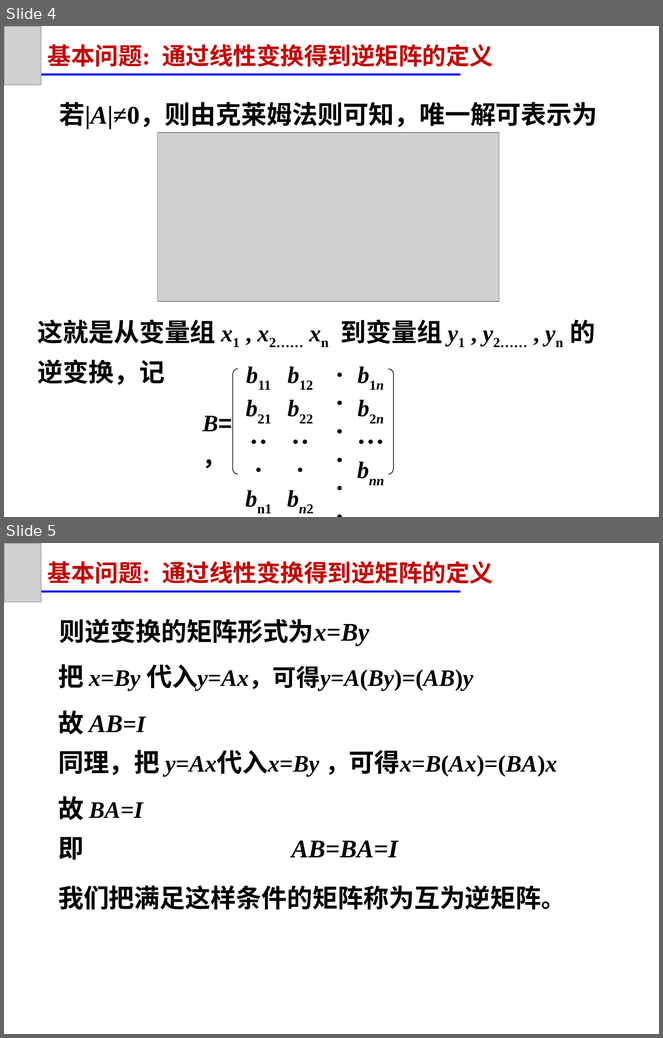
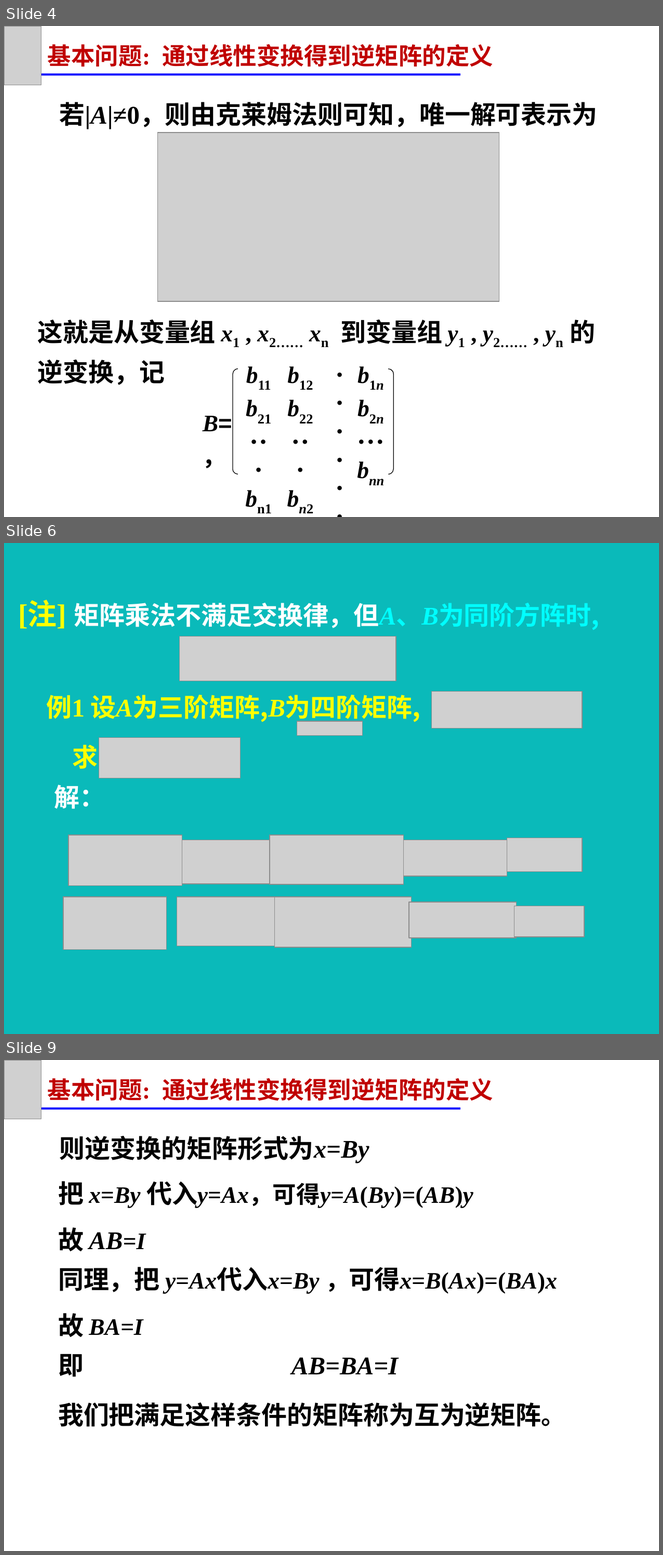
Before and after one commit to zeemeil/zeemeil.github.io, a slide deck: files/2025_2_LM/1024_0203.pptx. Shown one above the other, each under a label of ours: slides 4 and 5 before the commit, slides 4, 6 and 9 after it; the slides between them are not shown. The pictures are 663x1038 and 663x1555 pixels, drawn with LibreOffice and Linux fonts; fonts in the diff are those of the drawing; grey boxes stand for pictures. Boxes give left, top, right and bottom in pixels: in the first picture for what was removed or moved away, otherwise in the second. Text is boxed around its words. In the diff, an @@ line names an element or a change of style, - is before the commit and + after.

```diff
--- a/files/2025_2_LM/1024_0203.pptx
+++ b/files/2025_2_LM/1024_0203.pptx
@@ slide 6 added at (x1=4, y1=543, x2=659, y2=1034), background #0ABABA @@
@@ text added at (x1=18, y1=602, x2=600, y2=630), 28 pt, text #FFFFFF, bold @@
+[注] 矩阵乘法不满足交换律，但A、B为同阶方阵时,
@@ picture added at (x1=180, y1=637, x2=397, y2=681) @@
@@ text added at (x1=47, y1=695, x2=421, y2=723), 28 pt, text #FFFF00, bold @@
+例1 设A为三阶矩阵,B为四阶矩阵,
@@ picture added at (x1=432, y1=692, x2=583, y2=729) @@
@@ picture added at (x1=297, y1=721, x2=362, y2=735) @@
@@ text added at (x1=72, y1=745, x2=98, y2=769), 28 pt, text #FFFF00, bold @@
+求
@@ picture added at (x1=99, y1=737, x2=241, y2=778) @@
@@ text added at (x1=54, y1=785, x2=105, y2=809), 28 pt, text #FFFFFF, bold @@
+解：
@@ picture added at (x1=68, y1=835, x2=181, y2=886) @@
@@ picture added at (x1=270, y1=835, x2=404, y2=885) @@
@@ picture added at (x1=507, y1=838, x2=583, y2=872) @@
@@ picture added at (x1=182, y1=840, x2=270, y2=884) @@
@@ picture added at (x1=404, y1=840, x2=506, y2=876) @@
@@ picture added at (x1=64, y1=897, x2=166, y2=950) @@
@@ picture added at (x1=177, y1=897, x2=275, y2=946) @@
@@ picture added at (x1=274, y1=897, x2=412, y2=947) @@
@@ picture added at (x1=409, y1=902, x2=516, y2=938) @@
@@ picture added at (x1=515, y1=906, x2=584, y2=938) @@
@@ what was slide 5 is now slide 9 @@
```
Also in this commit, not shown: 11 other slides added, 4 other files.
